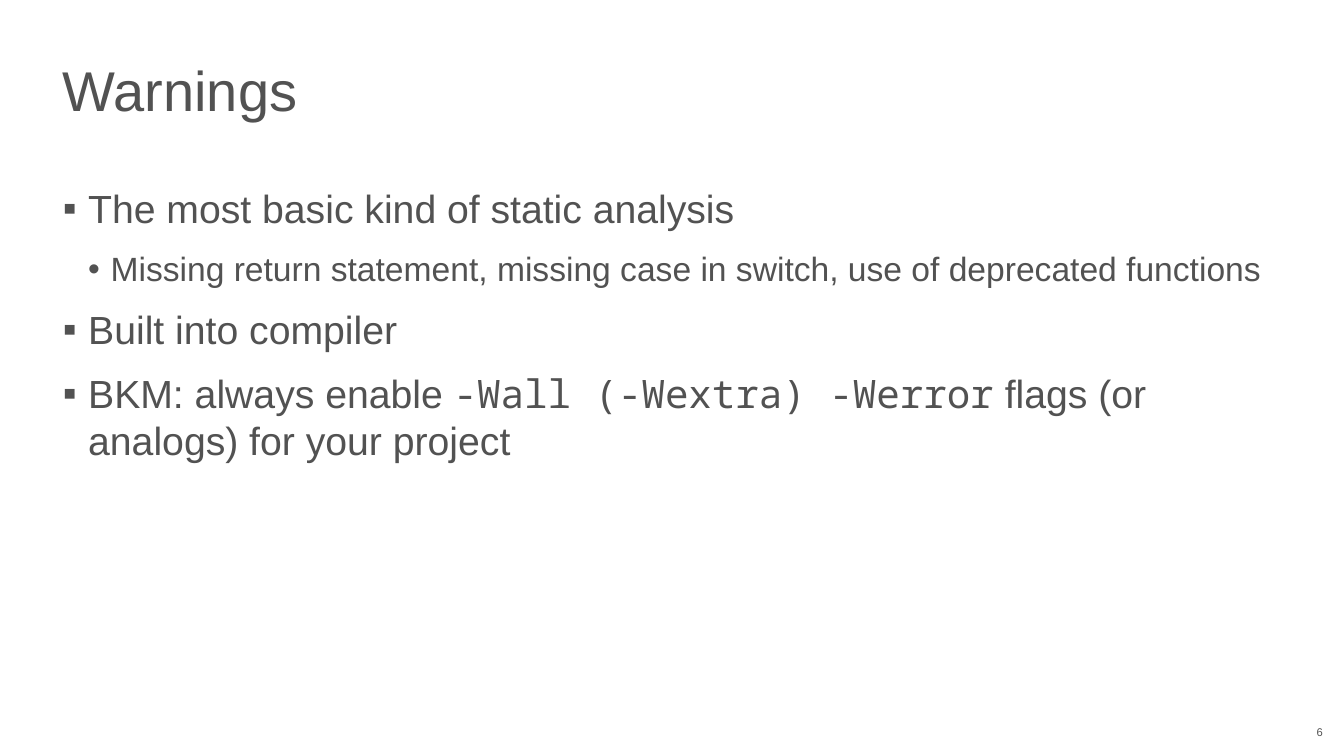
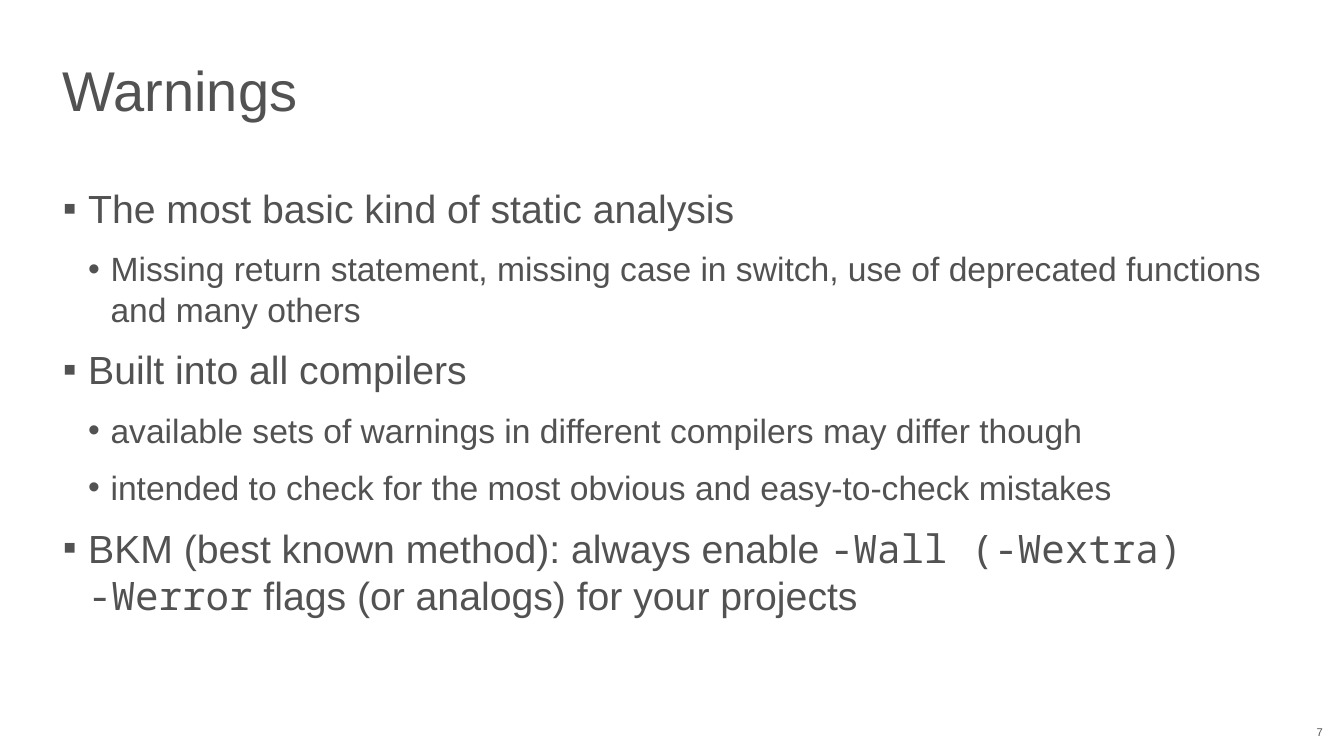
Before and after one commit to NN-complr-tech/Complr-course-lectures, a slide deck: slide 7 of 03-Clang-AST-and-static-analysis.pptx (slide 6 before the commit). Drawn at 1344x756 pixels with LibreOffice and Linux fonts; fonts in the diff are those of the drawing. Boxes give left, top, right and bottom in pixels: in the first picture for what was removed or moved away, otherwise in the second. Text is boxed around its words. In the diff, an @@ line names an element or a change of style, - is before the commit and + after.

```diff
--- a/03-Clang-AST-and-static-analysis.pptx
+++ b/03-Clang-AST-and-static-analysis.pptx
@@ text at (x1=88, y1=256, x2=1260, y2=618): text changed; size 28 to 24 pt @@
-  • Missing return statement, missing case in switch, use of deprecated functions
-▪ Built into compiler
-▪ BKM: always enable -Wall (-Wextra) -Werror flags (or analogs) for your project
+  • Missing return statement, missing case in switch, use of deprecated functions and many others
+▪ Built into all compilers
+  • available sets of warnings in different compilers may differ though
+  • intended to check for the most obvious and easy-to-check mistakes
+▪ BKM (best known method): always enable -Wall (-Wextra) -Werror flags (or analogs) for your projects
@@ page number at (x1=1317, y1=728, x2=1323, y2=736): text changed @@
-6
+7
```
Also in this commit, not shown: 15 other slides changed, 4 slides added, 2 slides removed.
